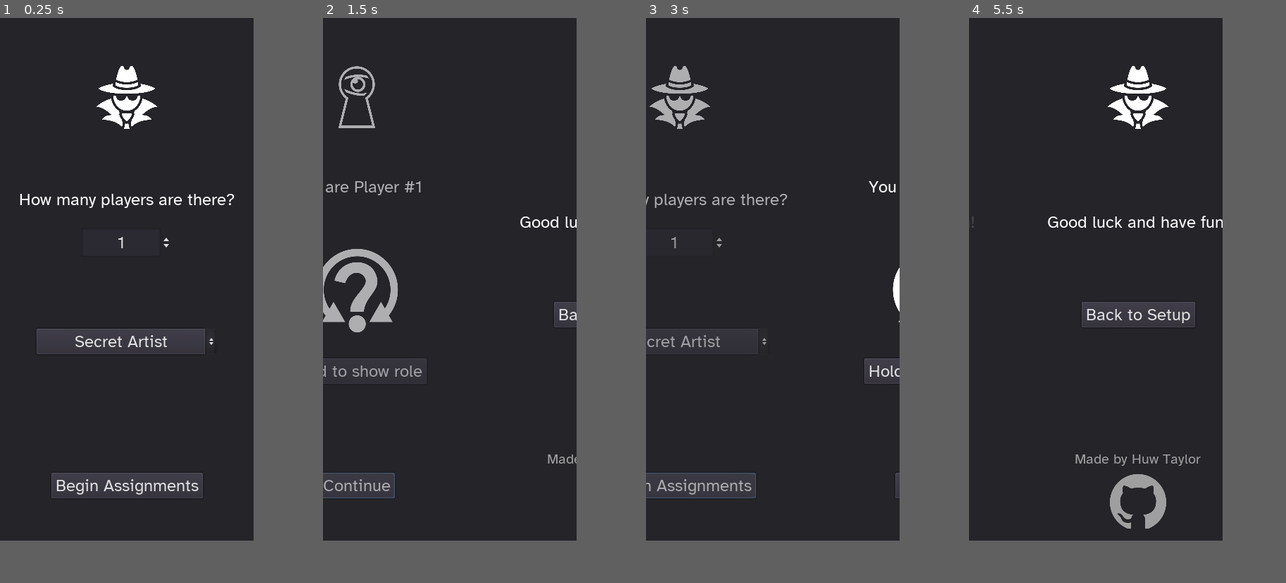
Above: before the commit, frames 1-4 (left to right).
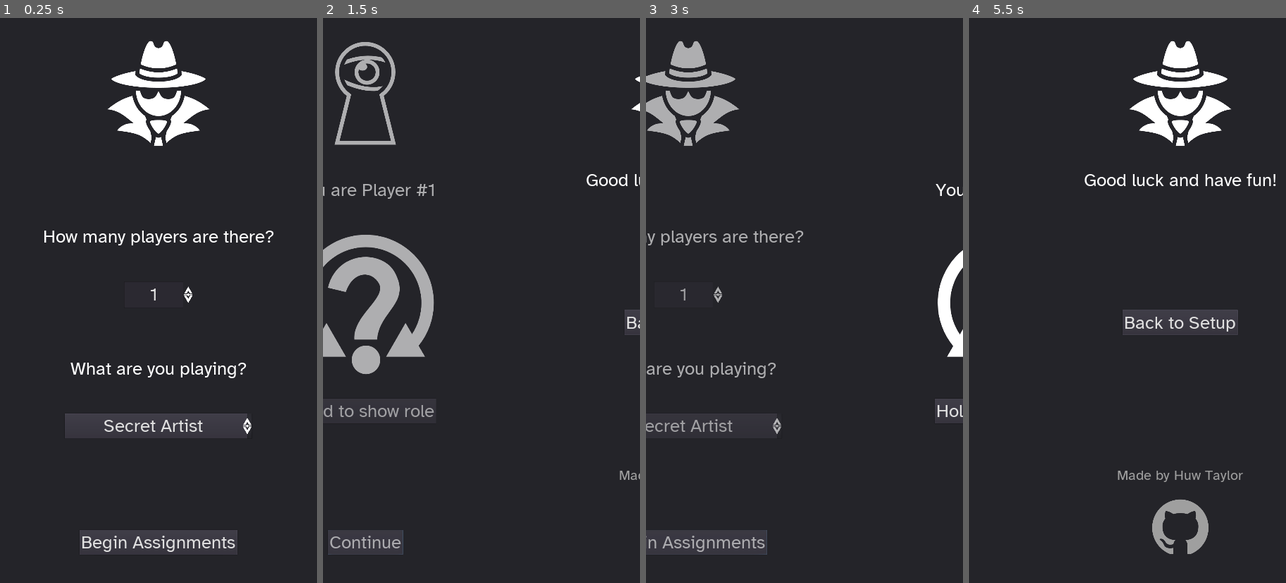
Above: after the commit, the same moments.

Repository: IMP1/spy-allocator
Game: Godot game, scene res://scenes/Main.tscn
Same seed, same stepped clock (60 frames per second), same inputs: the game is played once before the commit and once after it.
Inputs:
- Up to frame 1 (0.25 s): no input
- Up to frame 2 (1.5 s): click "Begin Assignments" at 0.5 s; click "Continue" at 1.25 s
- Up to frame 3 (3 s): click "Back to Setup" at 2 s; click "Begin Assignments" at 2.75 s
- Up to frame 4 (5.5 s): click "Continue" at 3.5 s; tap Enter at 5 s
In our replay, the window is 360x740 before the commit and 450x800 after it. These sizes can differ from the game's own. Grey fills any space a smaller window leaves; there, only what the larger window draws over its background counts as a difference.

The runs differ from the first frame. In frame 1, 10% of the frame differs, in the area x 6-87%, y 4-95%; in frame 2, 8.1%; in frame 3, 7.4%; in frame 4, 7.1%.

Commit message:
Updated resolution; Added license

Diff:
--- a/gui/ScreenWipe.tscn
+++ b/gui/ScreenWipe.tscn
@@ -1,115 +1,112 @@
-[gd_scene load_steps=6 format=2]
+[gd_scene load_steps=7 format=2]
 
 [ext_resource path="res://gui/ScreenWipe.gd" type="Script" id=1]
+
+[sub_resource type="StyleBoxFlat" id=7]
+bg_color = Color( 0.752941, 0.752941, 0.752941, 1 )
+
+[sub_resource type="StyleBoxFlat" id=5]
+bg_color = Color( 0.752941, 0.752941, 0.752941, 1 )
+border_color = Color( 0.752941, 0.752941, 0.752941, 1 )
 
 [sub_resource type="StyleBoxFlat" id=6]
 bg_color = Color( 0.145098, 0.145098, 0.164706, 1 )
 draw_center = false
-border_width_left = 180
-border_width_top = 370
-border_width_right = 180
-border_width_bottom = 370
+border_width_left = 539
+border_width_top = 958
+border_width_right = 539
+border_width_bottom = 958
 border_color = Color( 0.752941, 0.752941, 0.752941, 1 )
 
-[sub_resource type="Animation" id=2]
-resource_name = "Left"
+[sub_resource type="Animation" id=3]
+resource_name = "SquareGrow"
 tracks/0/type = "value"
-tracks/0/path = NodePath(".:rect_position")
+tracks/0/path = NodePath(".:custom_styles/panel")
 tracks/0/interp = 1
 tracks/0/loop_wrap = true
 tracks/0/imported = false
 tracks/0/enabled = true
 tracks/0/keys = {
-"times": PoolRealArray( 0, 1 ),
+"times": PoolRealArray( 0, 0.5 ),
 "transitions": PoolRealArray( 1, 1 ),
-"update": 0,
-"values": [ Vector2( 360, 0 ), Vector2( -300, 0 ) ]
+"update": 1,
+"values": [ SubResource( 5 ), SubResource( 6 ) ]
 }
-tracks/1/type = "method"
-tracks/1/path = NodePath(".")
+tracks/1/type = "value"
+tracks/1/path = NodePath(".:rect_position")
 tracks/1/interp = 1
 tracks/1/loop_wrap = true
 tracks/1/imported = false
 tracks/1/enabled = true
 tracks/1/keys = {
-"times": PoolRealArray( 0.5, 1 ),
-"transitions": PoolRealArray( 1, 1 ),
-"values": [ {
-"args": [  ],
-"method": "_midpoint"
-}, {
-"args": [  ],
-"method": "_finished"
-} ]
+"times": PoolRealArray( 0 ),
+"transitions": PoolRealArray( 1 ),
+"update": 0,
+"values": [ Vector2( 0, 0 ) ]
 }
 tracks/2/type = "value"
-tracks/2/path = NodePath(".:rect_size")
+tracks/2/path = NodePath(".:rect_scale")
 tracks/2/interp = 1
 tracks/2/loop_wrap = true
 tracks/2/imported = false
 tracks/2/enabled = true
 tracks/2/keys = {
-"times": PoolRealArray( 0, 1 ),
-"transitions": PoolRealArray( 1, 1 ),
+"times": PoolRealArray( 0, 0.5, 1 ),
+"transitions": PoolRealArray( 1, 1, 1 ),
 "update": 0,
-"values": [ Vector2( 300, 740 ), Vector2( 300, 740 ) ]
+"values": [ Vector2( 0, 0 ), Vector2( 1, 1 ), Vector2( 540, 540 ) ]
 }
 
-[sub_resource type="StyleBoxFlat" id=5]
-bg_color = Color( 0.752941, 0.752941, 0.752941, 1 )
-border_color = Color( 0.752941, 0.752941, 0.752941, 1 )
-
-[sub_resource type="Animation" id=3]
-resource_name = "SquareGrow"
+[sub_resource type="Animation" id=2]
+resource_name = "SwipeLeft"
 tracks/0/type = "value"
-tracks/0/path = NodePath(".:rect_position")
+tracks/0/path = NodePath(".:custom_styles/panel")
 tracks/0/interp = 1
 tracks/0/loop_wrap = true
 tracks/0/imported = false
 tracks/0/enabled = true
 tracks/0/keys = {
-"times": PoolRealArray( 0, 0.5, 1 ),
-"transitions": PoolRealArray( 1, 1, 1 ),
-"update": 0,
-"values": [ Vector2( 180, 370 ), Vector2( 0, 0 ), Vector2( -180, -370 ) ]
+"times": PoolRealArray( 0 ),
+"transitions": PoolRealArray( 1 ),
+"update": 1,
+"values": [ SubResource( 7 ) ]
 }
 tracks/1/type = "value"
-tracks/1/path = NodePath(".:rect_size")
+tracks/1/path = NodePath(".:rect_position")
 tracks/1/interp = 1
 tracks/1/loop_wrap = true
 tracks/1/imported = false
 tracks/1/enabled = true
 tracks/1/keys = {
-"times": PoolRealArray( 0, 0.5, 1 ),
-"transitions": PoolRealArray( 1, 1, 1 ),
+"times": PoolRealArray( 0, 1 ),
+"transitions": PoolRealArray( 1, 1 ),
 "update": 0,
-"values": [ Vector2( 0, 0 ), Vector2( 360, 740 ), Vector2( 720, 1480 ) ]
+"values": [ Vector2( 1080, 0 ), Vector2( -1080, 0 ) ]
 }
 tracks/2/type = "value"
-tracks/2/path = NodePath(".:custom_styles/panel")
+tracks/2/path = NodePath(".:rect_scale")
 tracks/2/interp = 1
 tracks/2/loop_wrap = true
 tracks/2/imported = false
 tracks/2/enabled = true
 tracks/2/keys = {
-"times": PoolRealArray( 0, 0.5 ),
-"transitions": PoolRealArray( 1, 1 ),
-"update": 1,
-"values": [ SubResource( 5 ), SubResource( 6 ) ]
+"times": PoolRealArray( 0 ),
+"transitions": PoolRealArray( 1 ),
+"update": 0,
+"values": [ Vector2( 1, 1 ) ]
 }
 
 [node name="Outer" type="Panel"]
 anchor_right = 1.0
 anchor_bottom = 1.0
-margin_left = -180.0
-margin_top = -370.0
-margin_right = 180.0
-margin_bottom = 370.0
-custom_styles/panel = SubResource( 6 )
+margin_left = -1080.0
+margin_right = -1080.0
+rect_pivot_offset = Vector2( 540, 960 )
+custom_styles/panel = SubResource( 7 )
 script = ExtResource( 1 )
 
 [node name="AnimationPlayer" type="AnimationPlayer" parent="."]
-anims/Left = SubResource( 2 )
 anims/SquareGrow = SubResource( 3 )
+anims/SwipeLeft = SubResource( 2 )
 
 [node name="Tween" type="Tween" parent="."]
--- a/project.godot
+++ b/project.godot
@@ -37,8 +37,12 @@
 
 [display]
 
-window/size/width=360
-window/size/height=740
+window/size/width=1080
+window/size/height=1920
+window/size/test_width=270
+window/size/test_height=480
+window/handheld/orientation="portrait"
+window/stretch/mode="2d"
 
 [gui]
 
--- a/scenes/Finish.tscn
+++ b/scenes/Finish.tscn
@@ -6,11 +6,11 @@
 [ext_resource path="res://assets/github-mark-white.png" type="Texture" id=4]
 
 [sub_resource type="DynamicFont" id=1]
-size = 24
+size = 64
 font_data = ExtResource( 3 )
 
 [sub_resource type="DynamicFont" id=2]
-size = 20
+size = 48
 font_data = ExtResource( 3 )
 
 [node name="Finish" type="Control"]
@@ -21,19 +21,18 @@
 [node name="TextureRect" type="TextureRect" parent="."]
 anchor_left = 0.5
 anchor_right = 0.5
-margin_left = -48.0
+margin_left = -192.0
 margin_top = 64.0
-margin_right = 48.0
-margin_bottom = 160.0
+margin_right = 192.0
+margin_bottom = 448.0
 texture = ExtResource( 2 )
 expand = true
 
 [node name="Label" type="Label" parent="."]
-anchor_top = 0.5
-anchor_right = 1.0
-anchor_bottom = 0.5
-margin_top = -96.0
-margin_bottom = -96.0
+anchor_left = 0.5
+anchor_right = 0.5
+margin_top = 512.0
+margin_bottom = 512.0
 grow_horizontal = 2
 custom_fonts/font = SubResource( 1 )
 text = "Good luck and have fun!"
@@ -54,14 +53,17 @@
 anchor_top = 1.0
 anchor_right = 1.0
 anchor_bottom = 1.0
-margin_top = -128.0
-margin_bottom = -16.0
+margin_top = -96.0
+margin_bottom = -96.0
+grow_horizontal = 0
 mouse_filter = 1
 
 [node name="Author" type="Label" parent="AuthorInfo"]
 anchor_right = 1.0
-margin_bottom = 30.0
+margin_top = -240.0
+margin_bottom = -240.0
 grow_horizontal = 2
+grow_vertical = 0
 custom_colors/font_color = Color( 0.627451, 0.627451, 0.627451, 1 )
 custom_fonts/font = SubResource( 2 )
 text = "Made by Huw Taylor"
@@ -73,9 +75,9 @@
 anchor_top = 1.0
 anchor_right = 0.5
 anchor_bottom = 1.0
-margin_left = -40.0
-margin_top = -80.0
-margin_right = 40.0
+margin_left = -96.0
+margin_top = -192.0
+margin_right = 96.0
 mouse_default_cursor_shape = 2
 texture_normal = ExtResource( 4 )
 expand = true
--- a/scenes/PlayerAssignment.tscn
+++ b/scenes/PlayerAssignment.tscn
@@ -5,7 +5,7 @@
 [ext_resource path="res://scenes/PlayerAssignment.gd" type="Script" id=3]
 
 [sub_resource type="DynamicFont" id=4]
-size = 24
+size = 64
 font_data = ExtResource( 2 )
 
 [node name="PlayerAssignment" type="Control"]
@@ -27,13 +27,13 @@
 
 [node name="RolePanel" type="Panel" parent="."]
 anchor_left = 0.5
-anchor_top = 0.5
+anchor_top = 0.4
 anchor_right = 0.5
-anchor_bottom = 0.5
-margin_left = -64.0
-margin_top = -64.0
-margin_right = 64.0
-margin_bottom = 64.0
+anchor_bottom = 0.4
+margin_left = -256.0
+margin_top = -256.0
+margin_right = 256.0
+margin_bottom = 256.0
 
 [node name="TextureRect" type="TextureRect" parent="RolePanel"]
 anchor_right = 1.0
@@ -54,24 +54,26 @@
 
 [node name="SealBroken" type="Label" parent="."]
 anchor_left = 0.5
-anchor_top = 0.5
+anchor_top = 1.0
 anchor_right = 0.5
-anchor_bottom = 0.5
-margin_top = 160.0
+anchor_bottom = 1.0
+margin_left = -277.0
+margin_top = -64.0
+margin_right = 277.0
+margin_bottom = -64.0
 grow_horizontal = 2
+grow_vertical = 0
 custom_fonts/font = SubResource( 4 )
 text = "Role has been seen"
 align = 1
 
 [node name="Button" type="Button" parent="."]
 anchor_left = 0.5
-anchor_top = 0.5
+anchor_top = 0.4
 anchor_right = 0.5
-anchor_bottom = 0.5
-margin_left = -98.5
-margin_top = 96.0
-margin_right = 98.5
-margin_bottom = 132.0
+anchor_bottom = 0.4
+margin_top = 320.0
+margin_bottom = 320.0
 grow_horizontal = 2
 custom_fonts/font = SubResource( 4 )
 text = "Hold to show role"
--- a/scenes/PlayerAssignments.gd
+++ b/scenes/PlayerAssignments.gd
@@ -12,6 +12,7 @@
 onready var _wipe: ScreenWipe = $Wipe as ScreenWipe
 
 func _ready():
+	randomize()
 	var n := _rng.randi_range(0, game.possible_information.size() - 1)
 	var secret: String = game.possible_information[n]
 	for i in player_count:
@@ -31,7 +32,7 @@
 
 func _play_wipe() -> void:
 	_wipe.visible = true
-	_wipe.play("SquareGrow")
+	_wipe.play("SwipeLeft")
 
 func _wipe_midpoint() -> void:
 	_assignments.current_tab += 1
--- a/scenes/PlayerAssignments.tscn
+++ b/scenes/PlayerAssignments.tscn
@@ -8,7 +8,7 @@
 [sub_resource type="StyleBoxEmpty" id=1]
 
 [sub_resource type="DynamicFont" id=4]
-size = 24
+size = 64
 font_data = ExtResource( 3 )
 
 [node name="PlayerAssignments" type="Control"]
@@ -19,18 +19,18 @@
 [node name="TextureRect" type="TextureRect" parent="."]
 anchor_left = 0.5
 anchor_right = 0.5
-margin_left = -48.0
+margin_left = -192.0
 margin_top = 64.0
-margin_right = 48.0
-margin_bottom = 160.0
+margin_right = 192.0
+margin_bottom = 448.0
 texture = ExtResource( 1 )
 expand = true
 
 [node name="TabContainer" type="TabContainer" parent="."]
 anchor_right = 1.0
 anchor_bottom = 1.0
-margin_top = 192.0
-margin_bottom = -160.0
+margin_top = 512.0
+margin_bottom = -256.0
 custom_styles/panel = SubResource( 1 )
 tabs_visible = false
 
@@ -39,16 +39,16 @@
 anchor_top = 1.0
 anchor_right = 0.5
 anchor_bottom = 1.0
-margin_left = -54.0
 margin_top = -96.0
-margin_right = 54.0
-margin_bottom = -60.0
+margin_bottom = -96.0
 grow_horizontal = 2
+grow_vertical = 0
 custom_fonts/font = SubResource( 4 )
 text = "Continue"
 
 [node name="Wipe" parent="." instance=ExtResource( 2 )]
 visible = false
+duration = 0.3
 
 [connection signal="pressed" from="Button" to="." method="_next_player"]
 [connection signal="wipe_finished" from="Wipe" to="." method="_wipe_finish"]
--- a/scenes/Scene.gd
+++ b/scenes/Scene.gd
@@ -5,6 +5,8 @@
 signal transitioned_out()
 
 var transition_duration: float = 0.5
+onready var _window_width: float = ProjectSettings.get_setting("display/window/size/width")
+onready var _window_height: float = ProjectSettings.get_setting("display/window/size/height")
 
 onready var _main_scene = get_node("/root/Main")
 
@@ -12,11 +14,11 @@
 	var tween := get_tree().create_tween()
 	tween.set_parallel(true)
 	tween.tween_property(self, "modulate", Color(1, 1, 1, 0.0), transition_duration)
-	tween.tween_property(self, "rect_position", Vector2(-360, 0), transition_duration)
+	tween.tween_property(self, "rect_position", Vector2(-_window_width, 0), transition_duration)
 	tween.play()
 
 func transition_in() -> void:
-	rect_position.x = 360
+	rect_position.x = _window_width
 	var tween := get_tree().create_tween()
 	tween.set_parallel(true)
 	tween.tween_property(self, "rect_position", Vector2(0, 0), transition_duration)
--- a/scenes/Setup.tscn
+++ b/scenes/Setup.tscn
@@ -1,19 +1,30 @@
-[gd_scene load_steps=7 format=2]
+[gd_scene load_steps=10 format=2]
 
 [ext_resource path="res://scenes/Setup.gd" type="Script" id=1]
 [ext_resource path="res://assets/AtkinsonHyperlegible-Regular.ttf" type="DynamicFontData" id=2]
 [ext_resource path="res://assets/spy.png" type="Texture" id=3]
+[ext_resource path="res://assets/virtual-marker.png" type="Texture" id=4]
 
 [sub_resource type="DynamicFont" id=2]
-size = 24
+size = 64
 font_data = ExtResource( 2 )
 
 [sub_resource type="Theme" id=3]
 default_font = SubResource( 2 )
 LineEdit/fonts/font = SubResource( 2 )
+SpinBox/icons/updown = ExtResource( 4 )
+
+[sub_resource type="DynamicFont" id=5]
+size = 64
+font_data = ExtResource( 2 )
+
+[sub_resource type="Theme" id=6]
+default_font = SubResource( 5 )
+OptionButton/fonts/font = SubResource( 5 )
+OptionButton/icons/arrow = ExtResource( 4 )
 
 [sub_resource type="DynamicFont" id=4]
-size = 24
+size = 64
 font_data = ExtResource( 2 )
 
 [node name="Setup" type="Control"]
@@ -24,10 +35,10 @@
 [node name="TextureRect" type="TextureRect" parent="."]
 anchor_left = 0.5
 anchor_right = 0.5
-margin_left = -48.0
+margin_left = -192.0
 margin_top = 64.0
-margin_right = 48.0
-margin_bottom = 160.0
+margin_right = 192.0
+margin_bottom = 448.0
 texture = ExtResource( 3 )
 expand = true
 
@@ -35,8 +46,8 @@
 anchor_top = 0.5
 anchor_right = 1.0
 anchor_bottom = 0.5
-margin_top = -128.0
-margin_bottom = -32.0
+margin_top = -256.0
+margin_bottom = -256.0
 
 [node name="Label" type="Label" parent="PlayerCount"]
 anchor_right = 1.0
@@ -48,14 +59,14 @@
 
 [node name="Input" type="SpinBox" parent="PlayerCount"]
 anchor_left = 0.5
-anchor_top = 1.0
 anchor_right = 0.5
-anchor_bottom = 1.0
 margin_left = -64.0
-margin_top = -40.0
+margin_top = 192.0
 margin_right = 64.0
+margin_bottom = 192.0
 grow_horizontal = 2
 theme = SubResource( 3 )
+min_value = 1.0
 max_value = 10.0
 value = 1.0
 allow_greater = true
@@ -65,18 +76,25 @@
 anchor_top = 0.5
 anchor_right = 1.0
 anchor_bottom = 0.5
-margin_top = 32.0
-margin_bottom = 128.0
+margin_top = 192.0
+margin_bottom = 192.0
+
+[node name="Label" type="Label" parent="GameInfo"]
+anchor_right = 1.0
+custom_fonts/font = SubResource( 2 )
+text = "What are you playing?"
+align = 1
 
 [node name="Option" type="OptionButton" parent="GameInfo"]
 anchor_left = 0.5
-anchor_top = 0.5
 anchor_right = 0.5
-anchor_bottom = 0.5
 margin_left = -128.0
-margin_top = -10.0
+margin_top = 192.0
 margin_right = 128.0
 margin_bottom = 10.0
+grow_horizontal = 2
+rect_min_size = Vector2( 640, 0 )
+theme = SubResource( 6 )
 custom_fonts/font = SubResource( 4 )
 align = 1
 
@@ -85,11 +103,10 @@
 anchor_top = 1.0
 anchor_right = 0.5
 anchor_bottom = 1.0
-margin_left = -107.5
 margin_top = -96.0
-margin_right = 107.5
-margin_bottom = -60.0
+margin_bottom = -96.0
 grow_horizontal = 2
+grow_vertical = 0
 custom_fonts/font = SubResource( 2 )
 disabled = true
 text = "Begin Assignments"
Binary file added: assets/virtual-marker.png
Not shown, added: assets/virtual-marker.png.import
Not shown, changed: README.md
